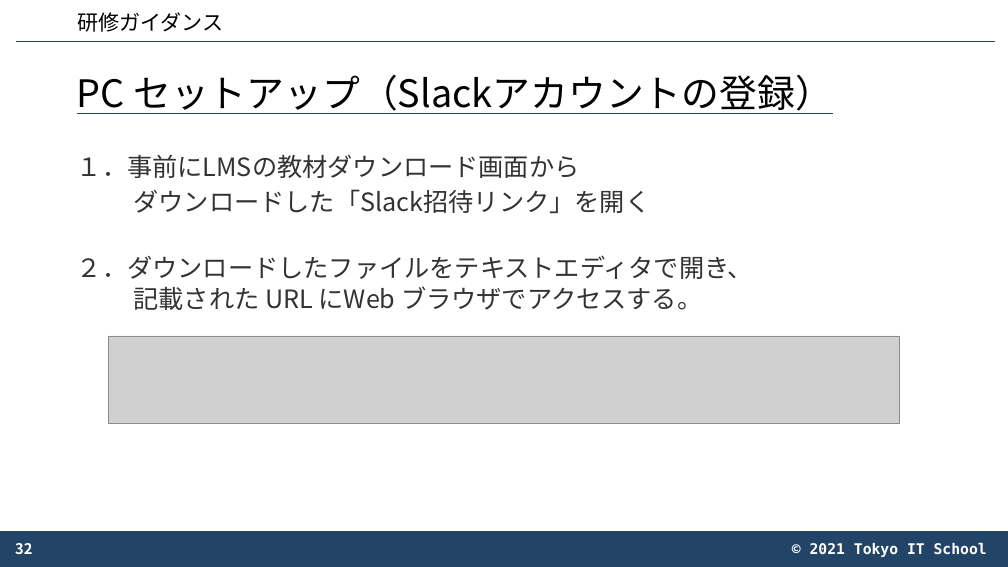
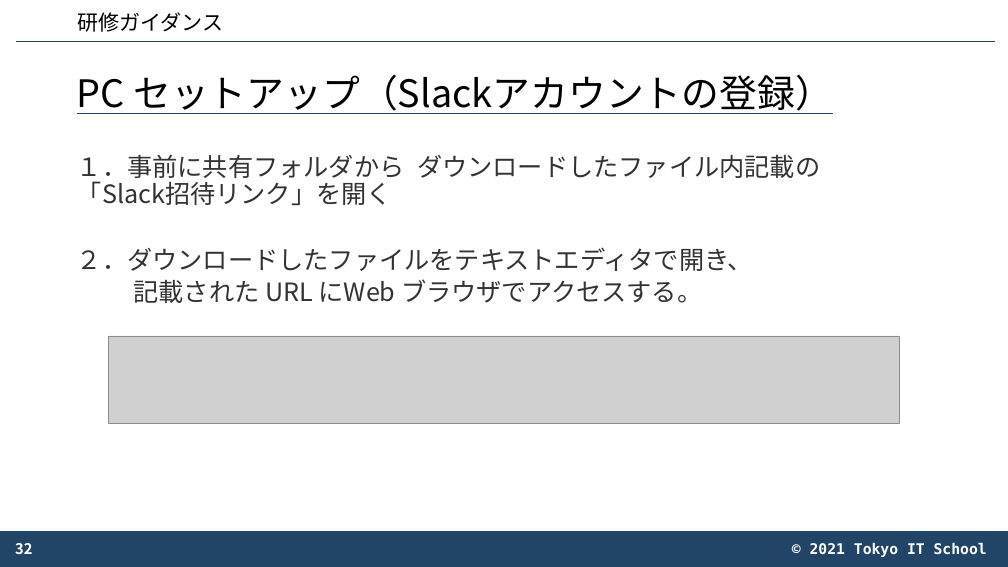
Before and after one commit to create0stance/2023FILE, a slide deck: slide 32 of 01_講義/プレ研修/002_4_6_IT入門 - 1/01_研修ガイダンス/IT入門_研修ガイダンス_講義資料_1.0.3.pptx. Drawn at 1008x567 pixels with LibreOffice and Linux fonts; fonts in the diff are those of the drawing; grey boxes stand for pictures; background and template pictures are left out. Boxes give left, top, right and bottom in pixels: in the first picture for what was removed or moved away, otherwise in the second. Text is boxed around its words. In the diff, an @@ line names an element or a change of style, - is before the commit and + after.

```diff
--- a/01_講義/プレ研修/002_4_6_IT入門 - 1/01_研修ガイダンス/IT入門_研修ガイダンス_講義資料_1.0.3.pptx
+++ b/01_講義/プレ研修/002_4_6_IT入門 - 1/01_研修ガイダンス/IT入門_研修ガイダンス_講義資料_1.0.3.pptx
@@ text at (77,155,820,205): text changed @@
-１．事前にLMSの教材ダウンロード画面から
-ダウンロードした「Slack招待リンク」を開く
+１．事前に共有フォルダから ダウンロードしたファイル内記載の「Slack招待リンク」を開く
```
Also in this commit, not shown: 4 other slides changed, 1 slide added, 1 slide removed, 19 other files.
